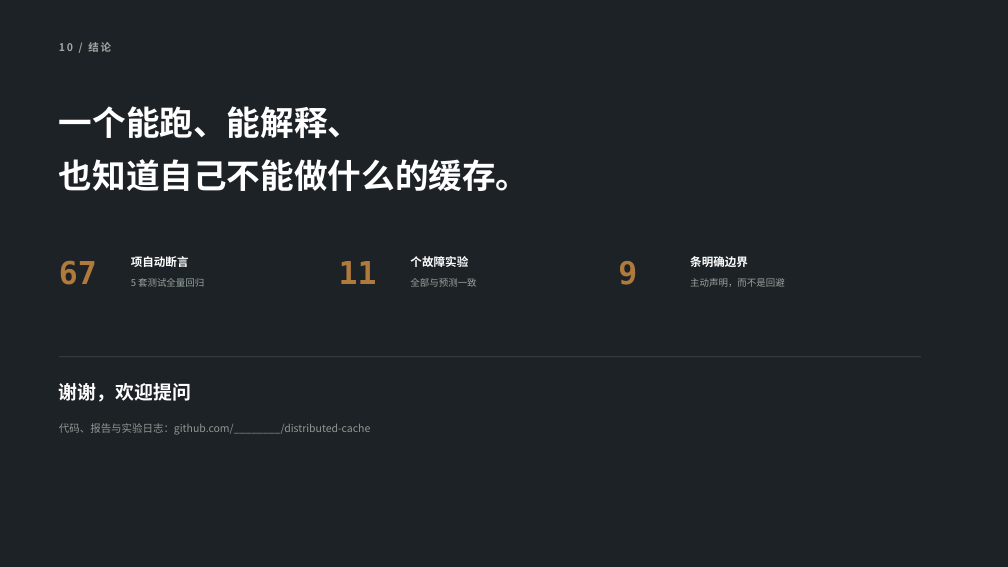
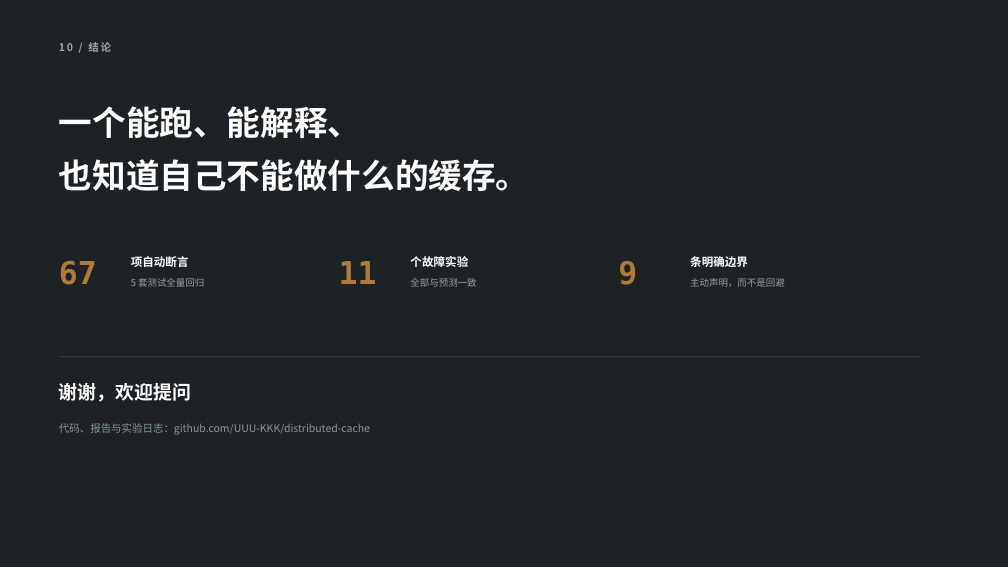
Before and after one commit to UUU-KKK/distributed-cache, a slide deck: slide 14 of docs/分布式缓存系统-课程答辩.pptx. Drawn at 1008x567 pixels with LibreOffice and Linux fonts; fonts in the diff are those of the drawing. Boxes give left, top, right and bottom in pixels: in the first picture for what was removed or moved away, otherwise in the second. Text is boxed around its words. In the diff, an @@ line names an element or a change of style, - is before the commit and + after.

```diff
--- a/docs/分布式缓存系统-课程答辩.pptx
+++ b/docs/分布式缓存系统-课程答辩.pptx
@@ text at <box>59,423,370,435</box>: text changed @@
-代码、报告与实验日志：github.com/________/distributed-cache
+代码、报告与实验日志：github.com/UUU-KKK/distributed-cache
```
Also in this commit, not shown: 1 other slide changed, 2 other files.
